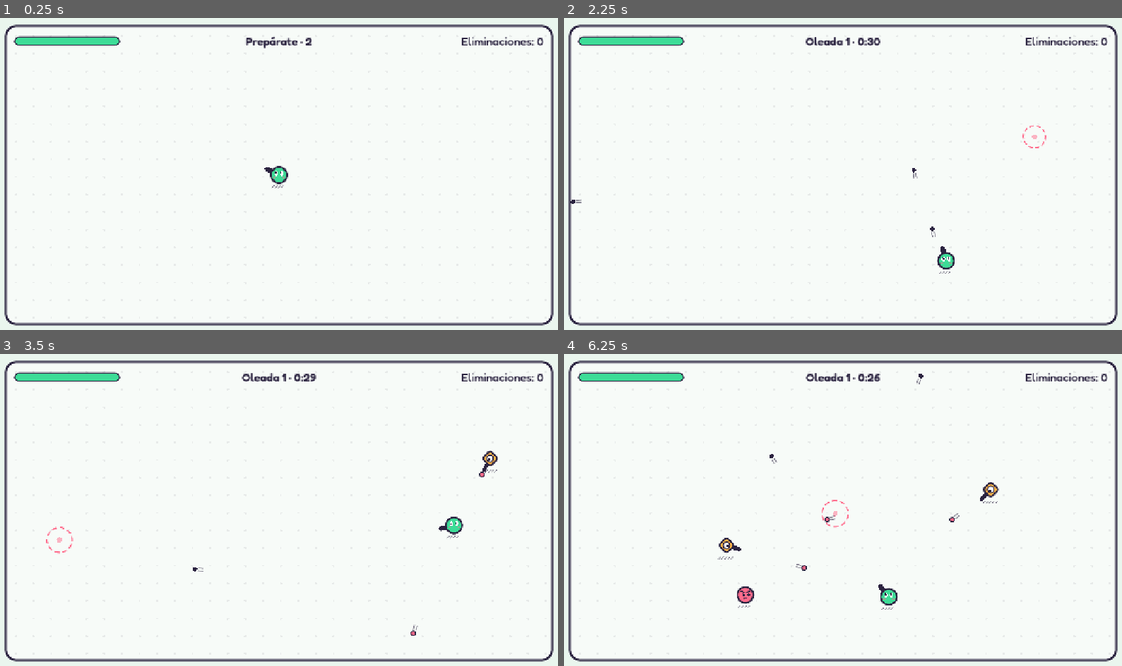
Above: before the commit, frames 1-4 (two rows, left to right).
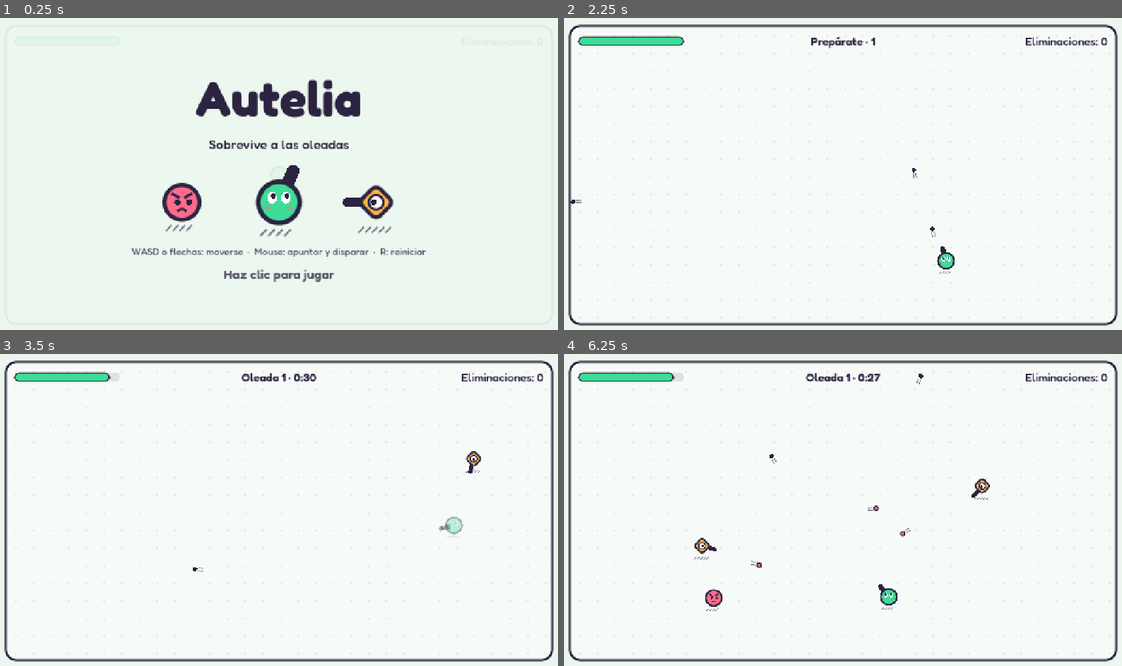
Above: after the commit, the same moments.

Repository: OmarDavidd/autelia
Game: Godot game, scene res://main.tscn
Same seed, same stepped clock (60 frames per second), same inputs: the game is played once before the commit and once after it. Before the commit the project starts from res://modes/survival/survival.tscn.
Inputs (mouse positions are in pixels of both pictures, inside the frame that each line leads up to):
- Up to frame 1 (0.25 s): no input
- Up to frame 2 (2.25 s): tap Enter at 0.5 s; move the mouse to (965, 158) at 0.52 s; press the mouse at (965, 158) at 0.53 s; hold D (move_right) 0.53-1.28 s; move the mouse to (731, 189) at 1.27 s; release the mouse at (731, 189) at 1.28 s; hold S (move_down) 1.28-2.03 s; click (731, 189) at 1.35 s; move the mouse to (898, 105) at 2.02 s; press the mouse at (898, 105) at 2.03 s; hold D (move_right) from 2.03 s (still down)
- Up to frame 3 (3.5 s): move the mouse to (251, 575) at 2.77 s; release D (move_right) at 2.78 s; release the mouse at (251, 575) at 2.78 s; hold W (move_up) from 2.78 s (still down); click (251, 575) at 2.85 s
- Up to frame 4 (6.25 s): move the mouse to (1010, 559) at 3.52 s; release W (move_up) at 3.53 s; press the mouse at (1010, 559) at 3.53 s; hold A (move_left) 3.53-5.03 s; move the mouse to (675, 463) at 4.27 s; release the mouse at (675, 463) at 4.28 s; click (675, 463) at 4.35 s; move the mouse to (870, 510) at 5.02 s; press the mouse at (870, 510) at 5.03 s; hold S (move_down) 5.03-5.78 s; move the mouse to (759, 432) at 5.77 s; release the mouse at (759, 432) at 5.78 s; hold D (move_right) from 5.78 s (still down); click (759, 432) at 5.85 s

The runs differ from the first frame. In frame 1, 10% of the frame differs, in the area x 0-100%, y 2-99%; in frame 2, 0.3%; in frame 3, 0.7%; in frame 4, 1.1%.

Commit message:
feat: add start screen that also unlocks audio in browsers

Diff:
--- /dev/null
+++ b/main.tscn
@@ -0,0 +1,11 @@
+[gd_scene format=3]
+
+[ext_resource type="PackedScene" path="res://modes/survival/survival.tscn" id="1_survival"]
+[ext_resource type="Script" path="res://ui/start_screen.gd" id="2_start"]
+
+[node name="Main" type="Node"]
+
+[node name="Survival" parent="." instance=ExtResource("1_survival")]
+
+[node name="StartScreen" type="CanvasLayer" parent="."]
+script = ExtResource("2_start")
--- a/project.godot
+++ b/project.godot
@@ -9,7 +9,7 @@
 boot_splash/show_image=false
 config/name="Autelia"
 config/description="2D top-down wave survival shooter. Also the experimental environment for a dynamic difficulty adjustment thesis."
-run/main_scene="res://modes/survival/survival.tscn"
+run/main_scene="res://main.tscn"
 config/features=PackedStringArray("4.7", "GL Compatibility")
 
 [autoload]
--- /dev/null
+++ b/tests/smoke_feel.gd
@@ -0,0 +1,112 @@
+extends Node
+## Game-feel smoke test: death bursts, player death animation, delayed game over, start screen.
+## Run: godot --headless --path . tests/smoke_feel.tscn
+
+var failures: Array[String] = []
+
+
+func _ready() -> void:
+	process_mode = Node.PROCESS_MODE_ALWAYS
+	_run.call_deferred()
+
+
+func _frames(count: int) -> void:
+	for i in count:
+		await get_tree().physics_frame
+
+
+func _expect(condition: bool, message: String) -> void:
+	if not condition:
+		failures.append(message)
+
+
+func _bursts(parent: Node) -> int:
+	var count := 0
+	for child in parent.get_children():
+		if child is DeathBurst:
+			count += 1
+	return count
+
+
+func _run() -> void:
+	await _enemy_death_bursts_and_cleans_up()
+	await _player_death_animates()
+	await _game_over_waits_for_animation()
+	await _start_screen_pauses_until_input()
+
+	get_tree().paused = false
+	if failures.is_empty():
+		print("SMOKE OK: bursts, death animation, delayed game over and start screen behave")
+		get_tree().quit(0)
+	else:
+		for failure in failures:
+			printerr("FAIL: ", failure)
+		get_tree().quit(1)
+
+
+func _enemy_death_bursts_and_cleans_up() -> void:
+	var sandbox := Sandbox.create(self)
+	var chaser: Enemy = Sandbox.spawn(sandbox.world, "res://core/enemies/chaser.tscn", Vector2(1000, 150))
+	chaser.take_hit(1000.0)
+	await _frames(2)
+	_expect(_bursts(sandbox.world) == 1, "enemy death did not spawn one burst")
+	await _frames(40)
+	_expect(_bursts(sandbox.world) == 0, "burst did not remove itself")
+	sandbox.world.queue_free()
+	await _frames(2)
+
+
+func _player_death_animates() -> void:
+	var sandbox := Sandbox.create(self)
+	var player: Player = sandbox.player
+	player.take_hit(1000.0)
+	await _frames(2)
+	_expect(_bursts(sandbox.world) == 1, "player death did not spawn a burst")
+	await _frames(40)
+	_expect(player.look.modulate.a < 0.1, "player did not fade out (alpha %.2f)" % player.look.modulate.a)
+	_expect(player.look.scale.x < 0.5, "player did not deflate (scale %.2f)" % player.look.scale.x)
+	sandbox.world.queue_free()
+	await _frames(2)
+
+
+func _game_over_waits_for_animation() -> void:
+	var mode: SurvivalMode = load("res://modes/survival/survival.tscn").instantiate()
+	add_child(mode)
+	await _frames(2)
+	mode.player.take_hit(1000.0)
+	await _frames(2)
+	_expect(not mode.hud.game_over_panel.visible, "game over panel covered the death animation")
+	await _frames(45)
+	_expect(mode.hud.game_over_panel.visible, "game over panel never appeared")
+	mode.queue_free()
+	await _frames(2)
+
+
+func _start_screen_pauses_until_input() -> void:
+	StartScreen.seen = false
+	var main: Node = load("res://main.tscn").instantiate()
+	add_child(main)
+	await _frames(2)
+	var screen: StartScreen = main.get_node_or_null("StartScreen")
+	_expect(screen != null, "start screen missing on first load")
+	_expect(get_tree().paused, "game not paused behind the start screen")
+
+	var click := InputEventMouseButton.new()
+	click.button_index = MOUSE_BUTTON_LEFT
+	click.pressed = true
+	if screen:
+		screen._unhandled_input(click)
+	await _frames(2)
+	_expect(not get_tree().paused, "game still paused after clicking")
+	_expect(StartScreen.seen, "start screen not marked as seen")
+	main.queue_free()
+	await _frames(2)
+
+	# A reload (R) must skip it.
+	var again: Node = load("res://main.tscn").instantiate()
+	add_child(again)
+	await _frames(2)
+	_expect(again.get_node_or_null("StartScreen") == null, "start screen shown again after reload")
+	_expect(not get_tree().paused, "reload left the game paused")
+	again.queue_free()
+	await _frames(2)
--- /dev/null
+++ b/tests/smoke_feel.tscn
@@ -0,0 +1,6 @@
+[gd_scene format=3]
+
+[ext_resource type="Script" path="res://tests/smoke_feel.gd" id="1_test"]
+
+[node name="smoke_feel" type="Node"]
+script = ExtResource("1_test")
--- /dev/null
+++ b/ui/start_screen.gd
@@ -0,0 +1,91 @@
+class_name StartScreen
+extends CanvasLayer
+## Title screen shown once per launch. The game stays paused until the first click or key press,
+## which is also what lets browsers start audio (they block sound until the user interacts).
+## Restarting with R reloads the scene but skips this screen.
+
+signal dismissed
+
+## Survives scene reloads, so the screen only appears on the first load.
+static var seen := false
+
+var _prompt: Label
+
+
+func _ready() -> void:
+	layer = 20
+	process_mode = Node.PROCESS_MODE_ALWAYS
+	if seen:
+		queue_free()
+		return
+	get_tree().paused = true
+	_build()
+
+
+func _unhandled_input(event: InputEvent) -> void:
+	var pressed := (event is InputEventMouseButton or event is InputEventKey) \
+		and event.is_pressed() and not event.is_echo()
+	if pressed:
+		get_viewport().set_input_as_handled()
+		dismiss()
+
+
+func dismiss() -> void:
+	seen = true
+	get_tree().paused = false
+	dismissed.emit()
+	queue_free()
+
+
+func _build() -> void:
+	var backdrop := ColorRect.new()
+	backdrop.color = Color(Palette.BACKGROUND, 0.94)
+	backdrop.set_anchors_and_offsets_preset(Control.PRESET_FULL_RECT)
+	add_child(backdrop)
+
+	var column := VBoxContainer.new()
+	column.theme = UiStyle.theme(500, 22)
+	column.alignment = BoxContainer.ALIGNMENT_CENTER
+	column.add_theme_constant_override("separation", 18)
+	column.set_anchors_and_offsets_preset(Control.PRESET_FULL_RECT)
+	add_child(column)
+
+	var title := UiStyle.label(HORIZONTAL_ALIGNMENT_CENTER, 112)
+	title.text = "Autelia"
+	title.add_theme_font_override("font", UiStyle.font(700))
+	column.add_child(title)
+
+	var subtitle := UiStyle.label(HORIZONTAL_ALIGNMENT_CENTER, 30)
+	subtitle.text = "Sobrevive a las oleadas"
+	column.add_child(subtitle)
+
+	column.add_child(Lineup.new())
+
+	var controls := UiStyle.label(HORIZONTAL_ALIGNMENT_CENTER, 22)
+	controls.text = "WASD o flechas: moverse  ·  Mouse: apuntar y disparar  ·  R: reiniciar"
+	controls.add_theme_color_override("font_color", Color(Palette.INK, 0.75))
+	column.add_child(controls)
+
+	_prompt = UiStyle.label(HORIZONTAL_ALIGNMENT_CENTER, 30)
+	_prompt.text = "Haz clic para jugar"
+	_prompt.add_theme_font_override("font", UiStyle.font(600))
+	column.add_child(_prompt)
+
+	var pulse := create_tween().set_loops()
+	pulse.tween_property(_prompt, "modulate:a", 0.35, 0.7)
+	pulse.tween_property(_prompt, "modulate:a", 1.0, 0.7)
+
+
+## The three characters, drawn with the same functions the game uses.
+class Lineup:
+	extends Control
+
+	func _init() -> void:
+		custom_minimum_size = Vector2(0, 175)
+
+	func _draw() -> void:
+		var middle := size.x / 2.0
+		var y := 95.0
+		Sketch.draw_chaser(self, Vector2.RIGHT, Palette.ENEMY, Vector2(middle - 220, y), 2.2)
+		Sketch.draw_player(self, Vector2(0.45, -1).normalized(), Vector2(middle, y), 2.6)
+		Sketch.draw_shooter(self, Vector2.LEFT, Vector2.LEFT, Palette.SHOOTER, Vector2(middle + 220, y), 2.2)
Not shown, added: tests/smoke_feel.gd.uid
Not shown, added: ui/start_screen.gd.uid
